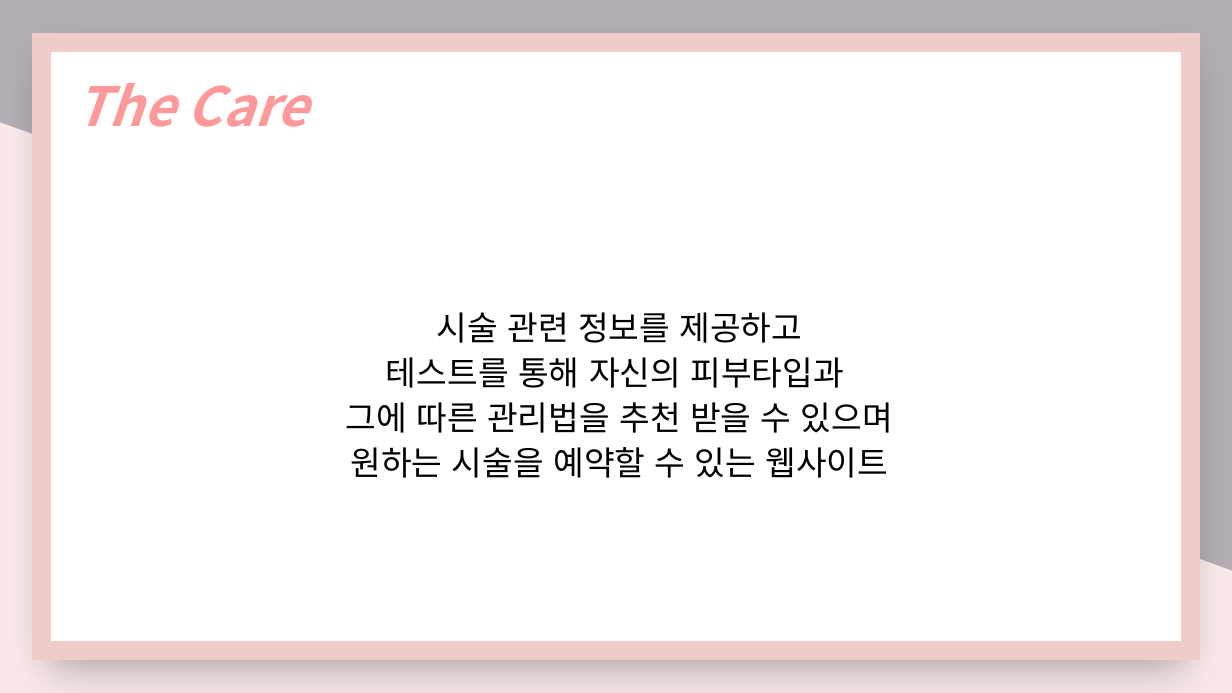
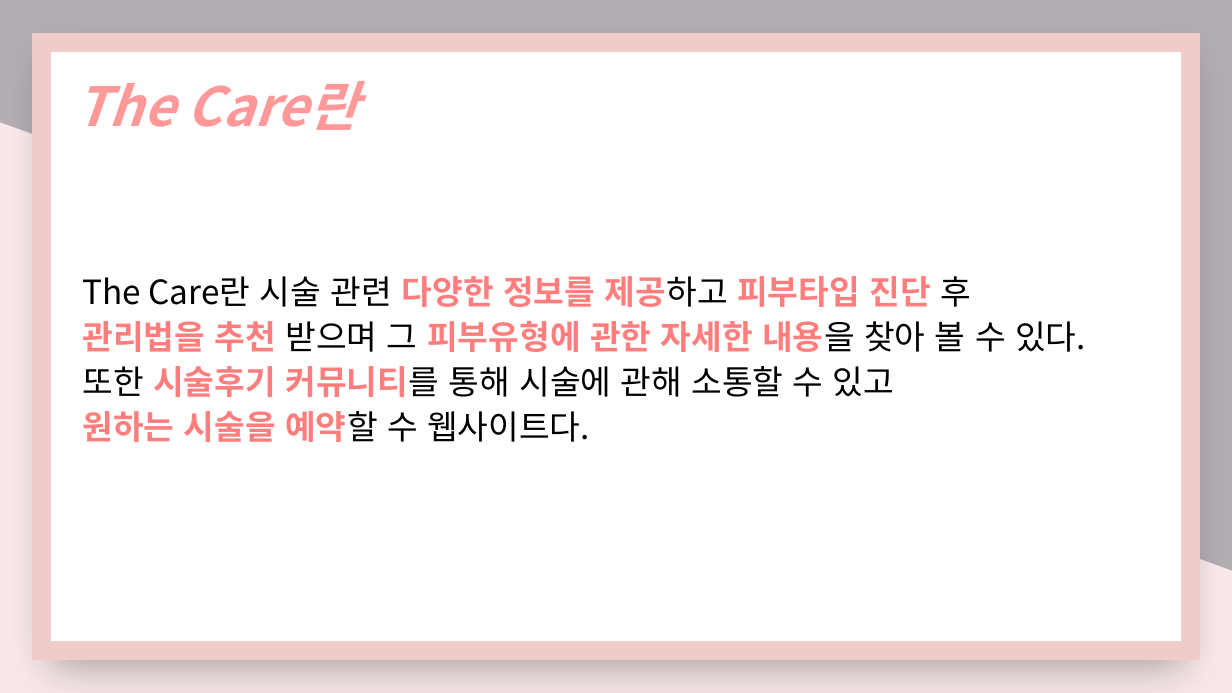
Before and after one commit to nimi2838/thecare, a slide deck: slide 3 of 김가율_봉하늘_조혜은(교수님).pptx (slide 2 before the commit). Drawn at 1232x693 pixels with LibreOffice and Linux fonts; fonts in the diff are those of the drawing. Boxes give left, top, right and bottom in pixels: in the first picture for what was removed or moved away, otherwise in the second. Text is boxed around its words. In the diff, an @@ line names an element or a change of style, - is before the commit and + after.

```diff
--- a/김가율_봉하늘_조혜은(교수님).pptx
+++ b/김가율_봉하늘_조혜은(교수님).pptx
@@ text at (x1=75, y1=82, x2=358, y2=130): text changed @@
-The Care
+The Care란
@@ text at (x1=82, y1=276, x2=1086, y2=442): text changed @@
-시술 관련 정보를 제공하고
-테스트를 통해 자신의 피부타입과
-그에 따른 관리법을 추천 받을 수 있으며
-원하는 시술을 예약할 수 있는 웹사이트
+The Care란 시술 관련 다양한 정보를 제공하고 피부타입 진단 후
+관리법을 추천 받으며 그 피부유형에 관한 자세한 내용을 찾아 볼 수 있다.
+또한 시술후기 커뮤니티를 통해 시술에 관해 소통할 수 있고
+원하는 시술을 예약할 수 웹사이트다.
```
Also in this commit, not shown: 2 other slides changed, 2 slides added, 3 slides removed, 14 other files.
